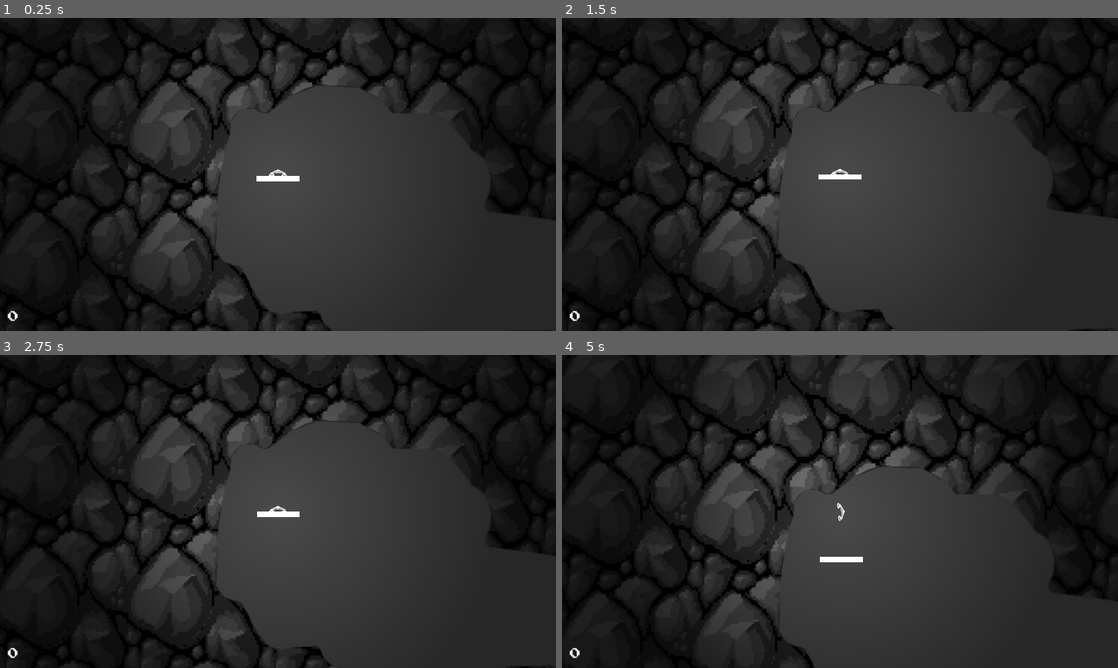
Above: before the commit, frames 1-4 (two rows, left to right).
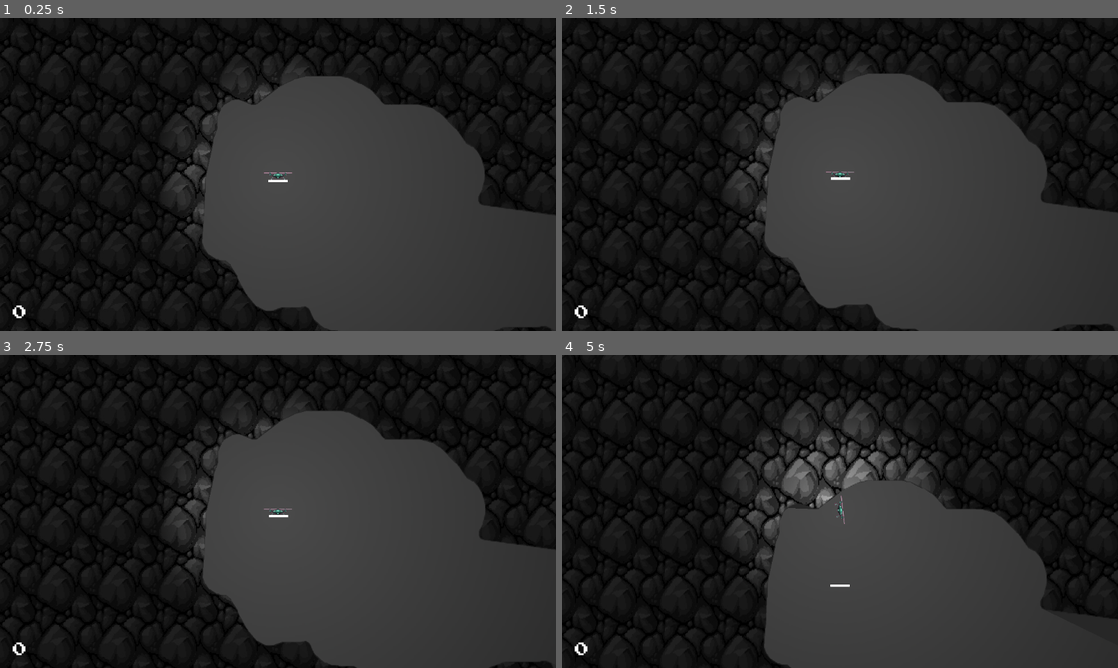
Above: after the commit, the same moments.

Repository: mutualtape/droneroids
Game: Godot game, scene res://game.tscn
Two runs of this game, one before a commit and one after it. Both use one fixed random seed, a clock stepped at 60 frames per second and the inputs below.
Inputs:
- Up to frame 1 (0.25 s): no input
- Up to frame 2 (1.5 s): hold Right (right) 0.53-1.28 s; tap Enter at 1.25 s; hold Down (backward) from 1.28 s (still down)
- Up to frame 3 (2.75 s): tap Space at 2 s; release Down (backward) at 2.03 s; hold Right (right) from 2.03 s (still down)
- Up to frame 4 (5 s): tap Enter at 2.75 s; release Right (right) at 2.78 s; hold Up (forward) 2.78-3.53 s; hold Left (left) from 3.53 s (still down)

The runs differ from the first frame. In frame 1, 14% of the frame differs, in the area x 0-100%, y 0-100%; in frame 2, 14%; in frame 3, 14%; in frame 4, 18%.

Commit message:
remove scaling of game image - change drone sprite

Diff:
--- a/game.tscn
+++ b/game.tscn
@@ -1,9 +1,10 @@
-[gd_scene load_steps=5 format=3 uid="uid://584xc4ljf760"]
+[gd_scene load_steps=6 format=3 uid="uid://584xc4ljf760"]
 
 [ext_resource type="Script" path="res://game.gd" id="1_g4isr"]
 [ext_resource type="PackedScene" uid="uid://chk3bcl33jjts" path="res://scenes/drone.tscn" id="3_2ke1u"]
-[ext_resource type="PackedScene" uid="uid://boy500gybuoe1" path="res://levels/level_test.tscn" id="3_ca7yl"]
+[ext_resource type="PackedScene" uid="uid://boy500gybuoe1" path="res://levels/level_cave_test.tscn" id="3_ca7yl"]
 [ext_resource type="AudioStream" uid="uid://tkqsklb426h4" path="res://graphics/Song.mp3" id="4_hikr2"]
+[ext_resource type="PackedScene" uid="uid://btfy6qvy32uja" path="res://levels/level_gravity.tscn" id="4_hsavr"]
 
 [node name="Game" type="Node2D"]
 script = ExtResource("1_g4isr")
@@ -16,13 +17,15 @@
 color = Color(0.152941, 0.152941, 0.152941, 1)
 
 [node name="Drone" parent="." instance=ExtResource("3_2ke1u")]
-position = Vector2(27, 34)
+position = Vector2(542, 303)
 rotationSpeed = 85
 thrust = 30.0
 
-[node name="LevelTest" parent="." instance=ExtResource("3_ca7yl")]
-position = Vector2(3070, 1379)
-scale = Vector2(3.69352, 3.69352)
+[node name="LevelCave" parent="." instance=ExtResource("3_ca7yl")]
+position = Vector2(1366, 678)
+
+[node name="LevelGravity" parent="." instance=ExtResource("4_hsavr")]
+visible = false
 
 [node name="UI" type="CanvasLayer" parent="."]
 
@@ -31,10 +34,11 @@
 anchor_top = 1.0
 anchor_bottom = 1.0
 offset_left = 24.0
-offset_top = -83.0
+offset_top = -63.9999
 offset_right = 109.0
-offset_bottom = -16.0
+offset_bottom = 3.00006
 grow_vertical = 0
+scale = Vector2(0.779591, 0.779591)
 size_flags_horizontal = 0
 size_flags_vertical = 10
 text = "0"
--- a/levels/level_test.tscn
+++ b/levels/level_cave_test.tscn
@@ -5,9 +5,10 @@
 [ext_resource type="Texture2D" uid="uid://dam2rd7rnffkm" path="res://graphics/Level1.png" id="2_roabq"]
 [ext_resource type="PackedScene" uid="uid://cabkiwe44ppql" path="res://scenes/LandingField.tscn" id="3_odmpg"]
 
-[node name="LevelTest" type="Node2D"]
+[node name="LevelCave" type="Node2D"]
 
 [node name="LevelShape" parent="." instance=ExtResource("1_vlfau")]
+position = Vector2(1025, 438)
 tiled_texture = ExtResource("2_0ebe1")
 level_shape = ExtResource("2_roabq")
 
@@ -15,13 +16,13 @@
 position = Vector2(-824, -360)
 
 [node name="TargetField" parent="." instance=ExtResource("3_odmpg")]
-position = Vector2(730, -327)
+position = Vector2(2573, -349)
 type = 1
 
 [node name="Label" type="Label" parent="."]
-offset_left = -667.0
-offset_top = 95.0
-offset_right = 52.9999
-offset_bottom = 153.0
-scale = Vector2(0.155313, 0.155313)
+offset_left = -492.0
+offset_top = 636.0
+offset_right = 228.0
+offset_bottom = 694.0
+scale = Vector2(0.345271, 0.345271)
 text = "Haha, wrong way ;)"
--- /dev/null
+++ b/levels/level_gravity.tscn
@@ -0,0 +1,8 @@
+[gd_scene load_steps=2 format=3 uid="uid://btfy6qvy32uja"]
+
+[ext_resource type="PackedScene" uid="uid://cabkiwe44ppql" path="res://scenes/LandingField.tscn" id="1_y4a4n"]
+
+[node name="LevelGravity" type="Node2D"]
+
+[node name="StartingField" parent="." instance=ExtResource("1_y4a4n")]
+position = Vector2(-824, -360)
--- a/project.godot
+++ b/project.godot
@@ -17,8 +17,6 @@
 
 [display]
 
-window/size/viewport_width=1920
-window/size/viewport_height=1080
 window/stretch/mode="viewport"
 window/stretch/aspect="expand"
 
--- a/scenes/drone.tscn
+++ b/scenes/drone.tscn
@@ -9,11 +9,11 @@
 bounce = 0.5
 
 [sub_resource type="CapsuleShape2D" id="CapsuleShape2D_g1jy6"]
-radius = 4.0029
-height = 24.0
+radius = 2.00145
+height = 14.9327
 
 [sub_resource type="RectangleShape2D" id="RectangleShape2D_k0x2f"]
-size = Vector2(56.5, 3.5)
+size = Vector2(40.25, 3.5)
 
 [node name="Drone" type="RigidBody2D"]
 collision_mask = 3
@@ -26,34 +26,36 @@
 
 [node name="Sprite2D" type="Sprite2D" parent="."]
 light_mask = 0
-position = Vector2(0, -9)
+position = Vector2(0, 1)
+scale = Vector2(0.6, 0.6)
 texture = ExtResource("2_sbfwb")
 
 [node name="CollisionShape2D" type="CollisionShape2D" parent="."]
-position = Vector2(0, -7)
+position = Vector2(0, 2)
 rotation = 1.5708
 scale = Vector2(-2.99782, 2.41081)
 shape = SubResource("CapsuleShape2D_g1jy6")
 
 [node name="Marker2D" type="Marker2D" parent="."]
-position = Vector2(0, -15.4116)
+position = Vector2(0, -10.4116)
 
 [node name="LandingArea" type="Area2D" parent="."]
+position = Vector2(0, 10)
 
 [node name="CollisionShape2D" type="CollisionShape2D" parent="LandingArea"]
-position = Vector2(0, 7)
 shape = SubResource("RectangleShape2D_k0x2f")
 
 [node name="StrandedArea" type="Area2D" parent="."]
+position = Vector2(0, -6)
 
 [node name="CollisionShape2D" type="CollisionShape2D" parent="StrandedArea"]
-position = Vector2(0, -21)
 shape = SubResource("RectangleShape2D_k0x2f")
 
 [node name="AudioStreamPlayer" type="AudioStreamPlayer" parent="."]
 stream = ExtResource("3_wlfr5")
 
 [node name="PointLight2DInner" type="PointLight2D" parent="."]
+position = Vector2(0, 4)
 energy = 0.9
 shadow_enabled = true
 texture = ExtResource("4_e5125")
@@ -61,10 +63,11 @@
 
 [node name="PointLight2DOuter" type="PointLight2D" parent="."]
 visibility_layer = 0
-energy = 3.0
+position = Vector2(0, 4)
+energy = 5.0
 range_item_cull_mask = 2
 texture = ExtResource("4_e5125")
-texture_scale = 6.12
+texture_scale = 2.0
 
 [node name="Camera2D" type="Camera2D" parent="."]
 position_smoothing_enabled = true
Binary file changed: graphics/Drone.png
Binary file changed: graphics/Level1.png
Not shown, changed: graphics/Drone.kra
